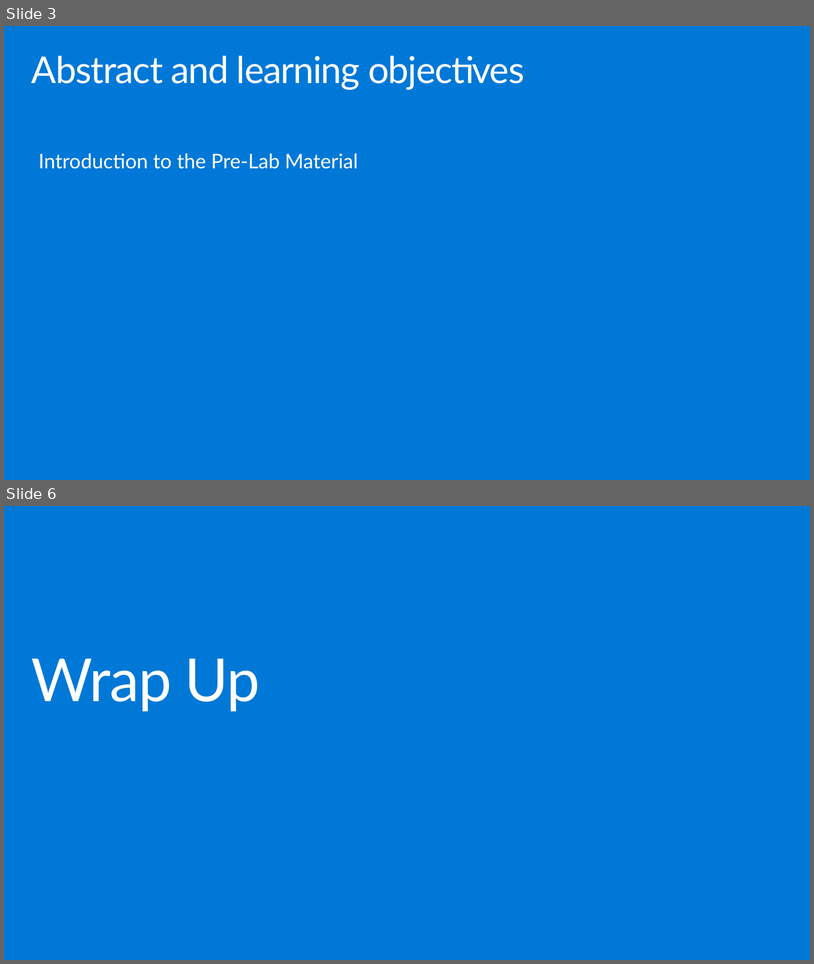
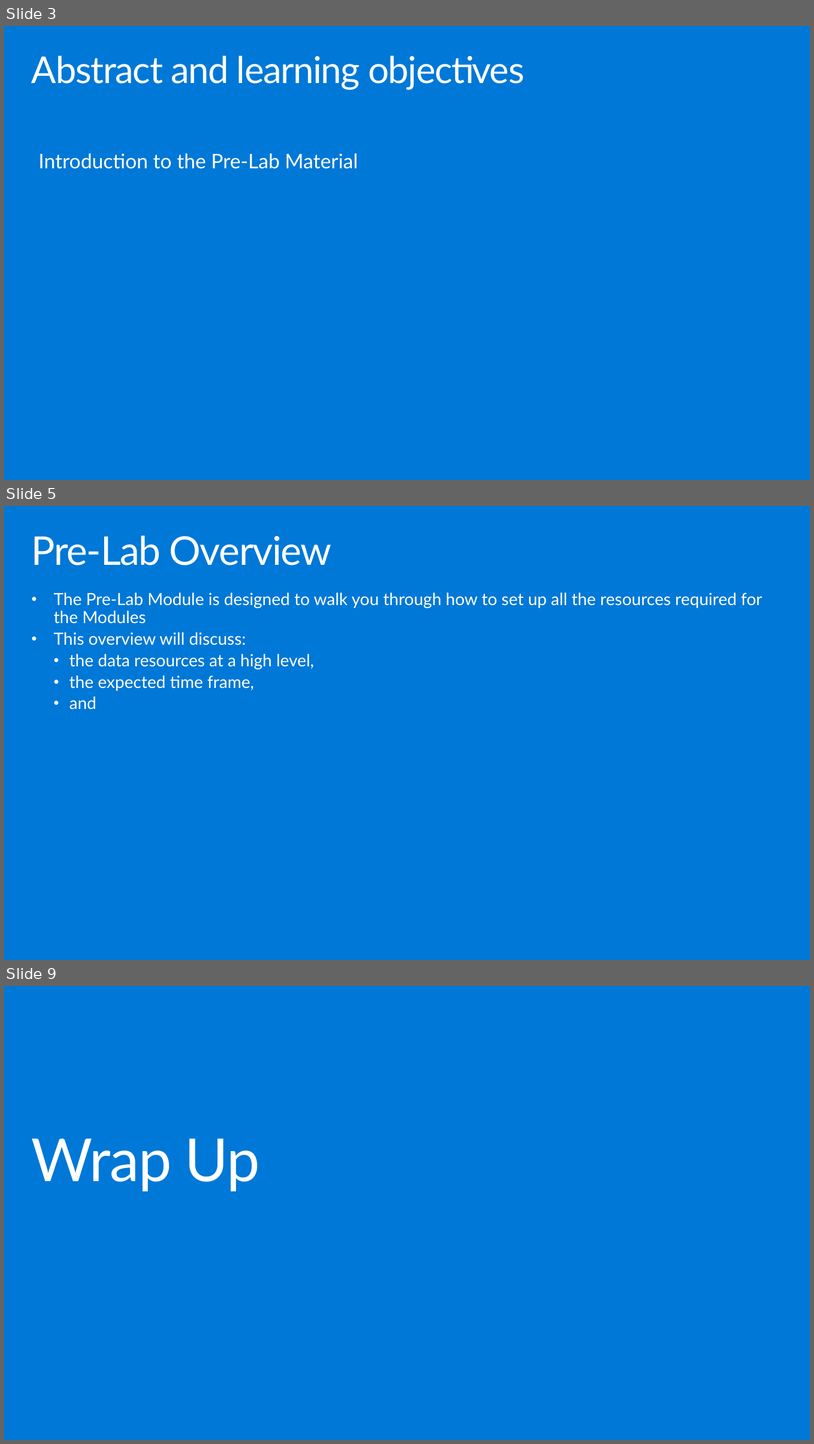
Before and after one commit to hnc198/AzurePowerBI, a slide deck: 4. Hands-on Modules/1. Pre-Lab Work/1. Pre-Lab Introduction.pptx. Shown one above the other, each under a label of ours: slides 3 and 6 before the commit, slides 3, 5 and 9 after it; the slides between them are not shown. The pictures are 814x964 and 814x1444 pixels, drawn with LibreOffice and Linux fonts; fonts in the diff are those of the drawing. Boxes give left, top, right and bottom in pixels: in the first picture for what was removed or moved away, otherwise in the second. Text is boxed around its words. In the diff, an @@ line names an element or a change of style, - is before the commit and + after.

```diff
--- a/4. Hands-on Modules/1. Pre-Lab Work/1. Pre-Lab Introduction.pptx
+++ b/4. Hands-on Modules/1. Pre-Lab Work/1. Pre-Lab Introduction.pptx
@@ slide 5 added at <box>4,506,810,960</box>, background #0078D7 @@
@@ title added at <box>32,535,332,565</box>, 47 pt, text #FFFFFF @@
+Pre-Lab Overview
@@ text added at <box>54,592,762,709</box>, 20 pt, text #FFFFFF @@
+• The Pre-Lab Module is designed to walk you through how to set up all the resources required for the Modules
+• This overview will discuss:
+  • the data resources at a high level,
+  • the expected time frame,
+  • and
@@ what was slide 6 is now slide 9 @@
```
Also in this commit, not shown: 2 slides changed, 2 other slides added, 3 other files.
